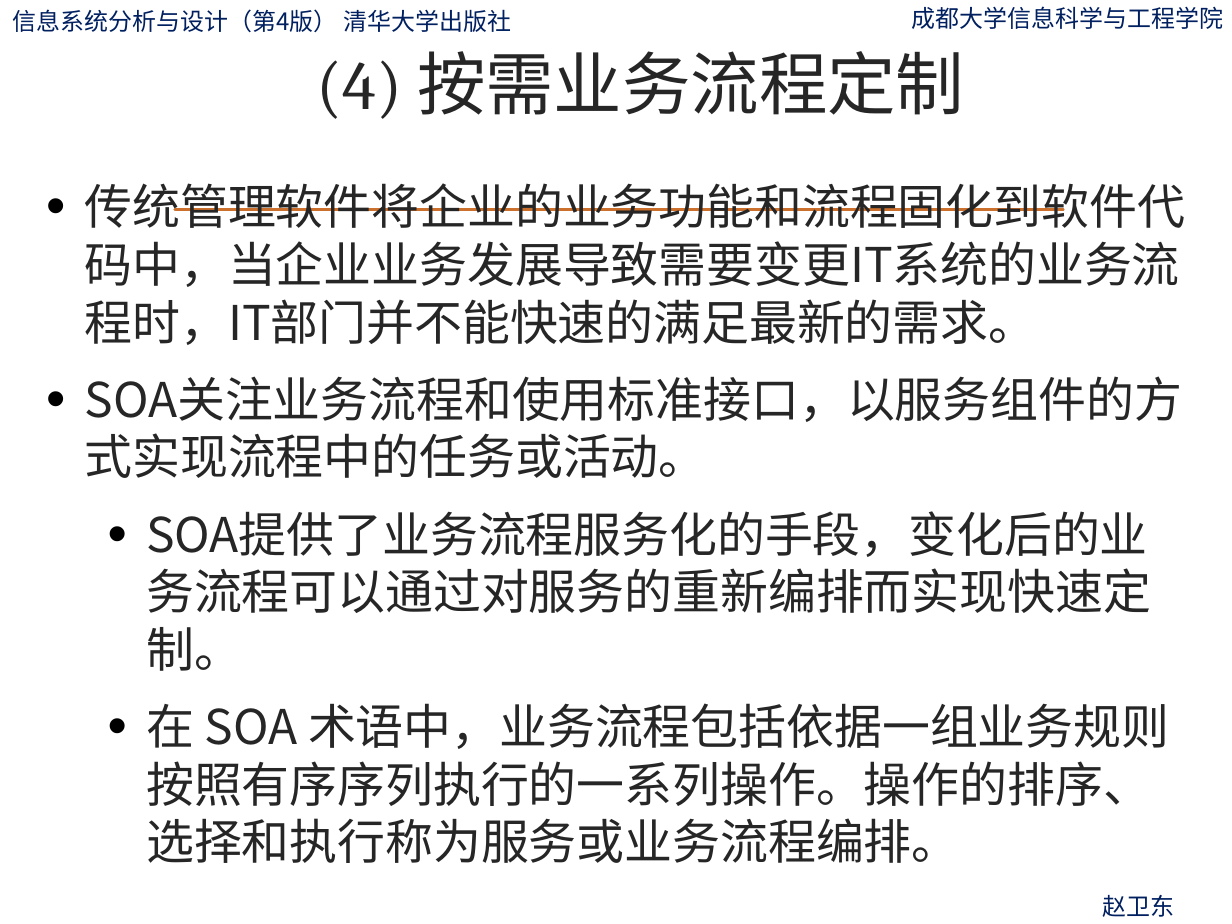
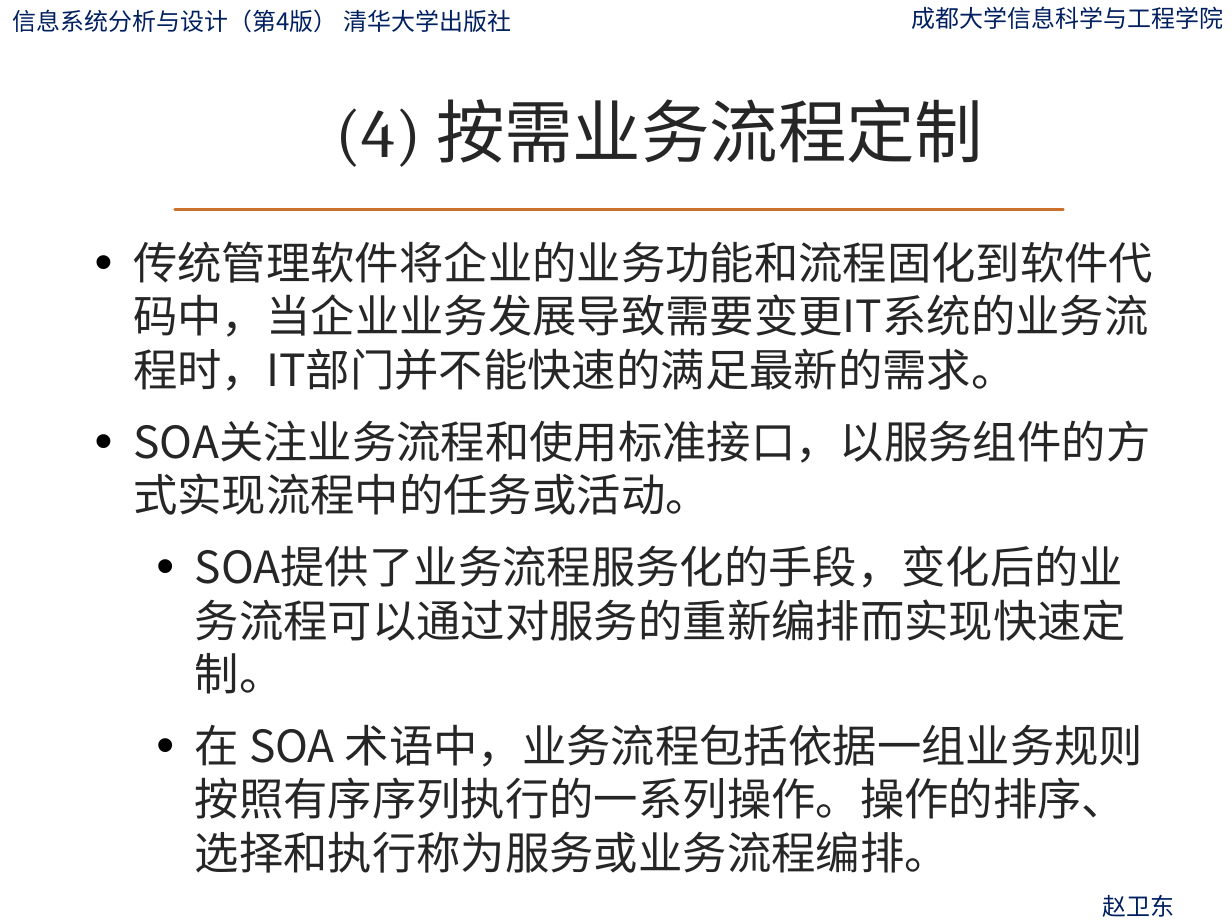
Before and after one commit to ylfagh/is_analysis-1, a slide deck: slide 146 of ppt/第10章-系统总体设计.pptx. Drawn at 1232x924 pixels with LibreOffice and Linux fonts; fonts in the diff are those of the drawing; background and template pictures are left out. Boxes give left, top, right and bottom in pixels: in the first picture for what was removed or moved away, otherwise in the second. Text is boxed around its words. In the diff, an @@ line names an element or a change of style, - is before the commit and + after.

```diff
--- a/ppt/第10章-系统总体设计.pptx
+++ b/ppt/第10章-系统总体设计.pptx
@@ title "(4) 按需业务流程定制": place and size @@
-title "(4) 按需业务流程定制" at (316,51,964,119)
+title "(4) 按需业务流程定制" at (335,99,983,167)
@@ text "传统管理软件将企业的业务功能和流程固化到软件代码中，当企业业务发展导致需要变更IT系统的业务流程时，IT部门并不能快速的 ...": place and size @@
-text "传统管理软件将企业的业务功能和流程固化到软件代码中，当企业业务发展导致需要变更IT系统的业务流程时，IT部门并不能快速的 ..." at (85,183,1185,863)
+text "传统管理软件将企业的业务功能和流程固化到软件代码中，当企业业务发展导致需要变更IT系统的业务流程时，IT部门并不能快速的 ..." at (133,241,1153,873)
@@ text "传统管理软件将企业的业务功能和流程固化到软件代码中，当企业业务发展导致需要变更IT系统的业务流程时，IT部门并不能快速的 ..." at (133,241,1153,873): size 28 to 25.9 pt @@
```
Also in this commit, not shown: 188 other slides changed, 1 slide added.
